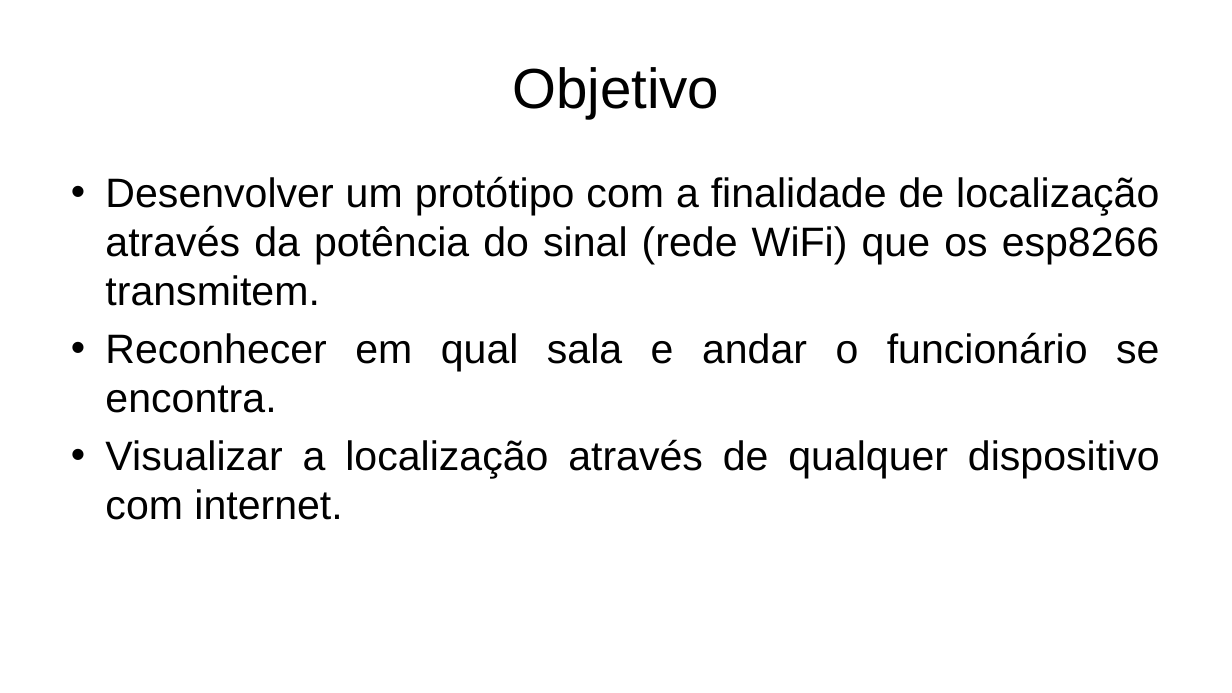
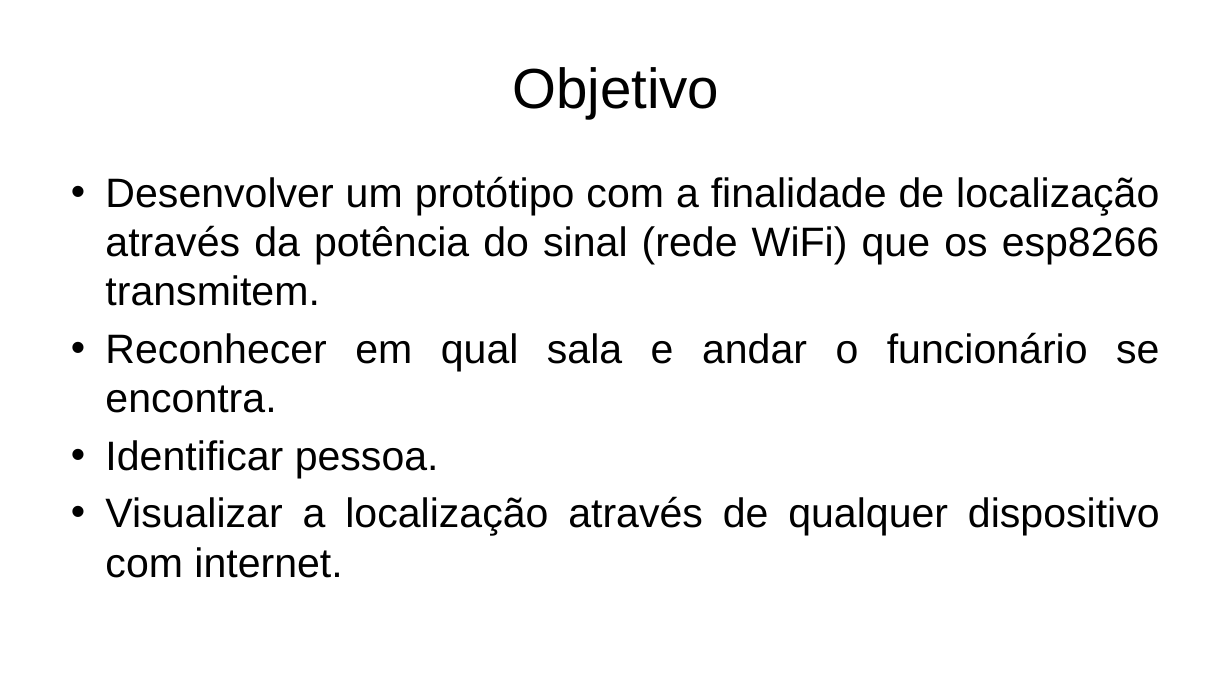
Before and after one commit to Guigajks/PI-VIII, a slide deck: slide 5 of Documentação/Apresentação Projeto PID.pptx. Drawn at 1232x693 pixels with LibreOffice and Linux fonts; fonts in the diff are those of the drawing; background and template pictures are left out. Boxes give left, top, right and bottom in pixels: in the first picture for what was removed or moved away, otherwise in the second. Text is boxed around its words. In the diff, an @@ line names an element or a change of style, - is before the commit and + after.

```diff
--- a/Documentação/Apresentação Projeto PID.pptx
+++ b/Documentação/Apresentação Projeto PID.pptx
@@ text at box(105, 440, 439, 478): paragraph added @@
+• Identificar pessoa.
```
Also in this commit, not shown: 2 other slides changed, 1 slide removed.
